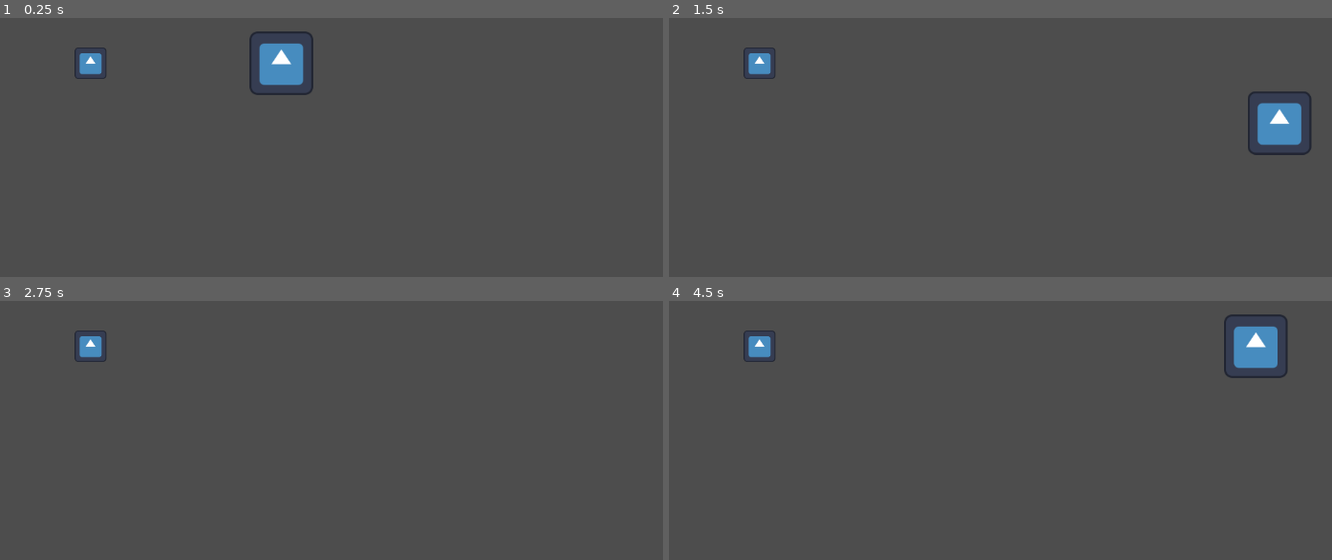
Above: before the commit, frames 1-4 (two rows, left to right).
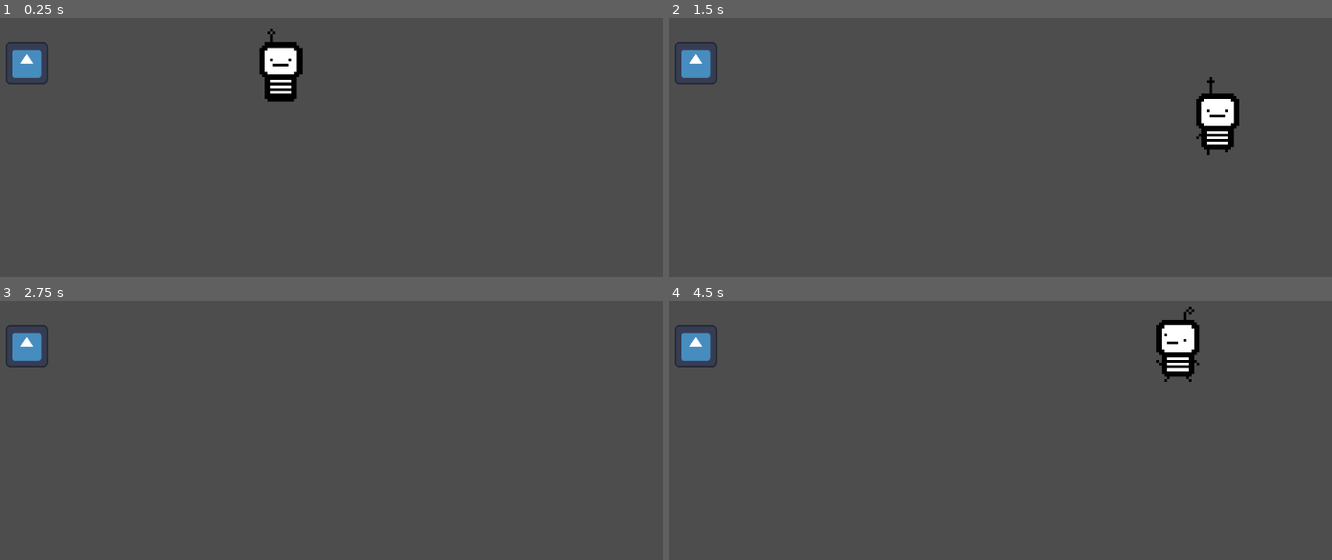
Above: after the commit, the same moments.

Repository: hugobiella/bit-memory
Game: Godot game, scene res://scenes/game.tscn
The game is run twice, just before and just after one commit, with the same random seed, the same clock (stepped at 60 frames per second) and the same inputs. The engine's default icon, where the game draws it, is replaced by a stand-in: a white triangle on a blue panel in a dark square.
Inputs:
- Up to frame 1 (0.25 s): no input
- Up to frame 2 (1.5 s): hold D (move_right) 0.53-1.28 s; hold E (interact) 0.53-1.28 s; hold S (move_down) from 1.28 s (still down); tap E (interact) at 1.35 s
- Up to frame 3 (2.75 s): release S (move_down) at 2.03 s; hold D (move_right) from 2.03 s (still down); hold E (interact) from 2.03 s (still down)
- Up to frame 4 (4.5 s): tap Enter at 2.75 s; release D (move_right) at 2.78 s; release E (interact) at 2.78 s; hold W (move_up) 2.78-3.53 s; tap E (interact) at 2.85, 4.35 s; tap Space at 3.5 s; hold E (interact) 3.53-4.28 s; hold A (move_left) from 3.53 s (still down)

The runs differ from the first frame. In frame 1, 2.7% of the frame differs, in the area x 0-48%, y 4-33%; in frame 2, 3.7%; in frame 3, 1.0%; in frame 4, 3.8%, in the area x 0-94%, y 2-32%.

Commit message:
player sprite v1!

Diff:
--- a/new-game-project/project.godot
+++ b/new-game-project/project.godot
@@ -10,18 +10,14 @@
 
 [application]
 
-config/name="New Game Project"
+config/name="bitmemory"
 run/main_scene="res://scenes/game.tscn"
 config/features=PackedStringArray("4.3", "Forward Plus")
 config/icon="res://sprites/icon.svg"
 
 [autoload]
 
-InteractionManager="*res://interaction/InteractionManager.tscn"
-
-[display]
-
-window/size/mode=2
+InteractionManager="*res://scenes/InteractionManager.tscn"
 
 [input]
 
@@ -55,3 +51,7 @@
 
 2d_physics/layer_1="world"
 2d_physics/layer_2="player"
+
+[rendering]
+
+textures/canvas_textures/default_texture_filter=0
--- a/new-game-project/interaction/InteractionManager.tscn
+++ b/new-game-project/scenes/InteractionManager.tscn
@@ -1,6 +1,6 @@
 [gd_scene load_steps=2 format=3 uid="uid://dfsmomdjarxmb"]
 
-[ext_resource type="Script" path="res://interaction/interaction_manager.gd" id="1_mt3dr"]
+[ext_resource type="Script" path="res://scripts/interaction_manager.gd" id="1_mt3dr"]
 
 [node name="InteractionManager" type="Node2D"]
 script = ExtResource("1_mt3dr")
--- a/new-game-project/scenes/game.tscn
+++ b/new-game-project/scenes/game.tscn
@@ -5,10 +5,9 @@
 
 [node name="game" type="Node2D"]
 
-[node name="Camera2D" type="Camera2D" parent="."]
-zoom = Vector2(0.75, 0.75)
-
 [node name="player" parent="." instance=ExtResource("1_1hgf2")]
 
 [node name="package" parent="." instance=ExtResource("3_k0bhb")]
 position = Vector2(-384, 0)
+
+[node name="Camera2D" type="Camera2D" parent="."]
--- a/new-game-project/interaction/interaction area/interaction_area.tscn
+++ b/new-game-project/scenes/interaction_area.tscn
@@ -1,6 +1,6 @@
 [gd_scene load_steps=2 format=3 uid="uid://by3b7uqdik7jo"]
 
-[ext_resource type="Script" path="res://interaction/interaction area/interaction_area.gd" id="1_po20f"]
+[ext_resource type="Script" path="res://scripts/interaction_area.gd" id="1_po20f"]
 
 [node name="InteractionArea" type="Area2D"]
 collision_layer = 0
--- a/new-game-project/scenes/package.tscn
+++ b/new-game-project/scenes/package.tscn
@@ -2,7 +2,7 @@
 
 [ext_resource type="Script" path="res://scripts/package.gd" id="1_2c8g6"]
 [ext_resource type="Texture2D" uid="uid://bmxqe4j2ffgip" path="res://sprites/icon2.svg" id="2_0bwvm"]
-[ext_resource type="PackedScene" uid="uid://by3b7uqdik7jo" path="res://interaction/interaction area/interaction_area.tscn" id="2_dahv1"]
+[ext_resource type="PackedScene" uid="uid://by3b7uqdik7jo" path="res://scenes/interaction_area.tscn" id="2_dahv1"]
 
 [sub_resource type="RectangleShape2D" id="RectangleShape2D_3u06e"]
 size = Vector2(64, 64)
--- a/new-game-project/scenes/player.tscn
+++ b/new-game-project/scenes/player.tscn
@@ -1,10 +1,140 @@
-[gd_scene load_steps=4 format=3 uid="uid://dpf6de5imqxlt"]
+[gd_scene load_steps=23 format=3 uid="uid://dpf6de5imqxlt"]
 
 [ext_resource type="Script" path="res://scripts/player.gd" id="1_1ccxg"]
-[ext_resource type="Texture2D" uid="uid://c51lwch8fydmb" path="res://sprites/icon.svg" id="2_soyw4"]
+[ext_resource type="Texture2D" uid="uid://ci40ysqtk0yyq" path="res://sprites/idle.png" id="2_g6g23"]
+[ext_resource type="Texture2D" uid="uid://86oqyjf4m56c" path="res://sprites/run_down.png" id="3_gnyn7"]
+[ext_resource type="Texture2D" uid="uid://cbawhon7bvn24" path="res://sprites/run_left.png" id="4_1725w"]
+[ext_resource type="Texture2D" uid="uid://cmx7nce6fpxe8" path="res://sprites/run_right.png" id="5_0qndy"]
+[ext_resource type="Texture2D" uid="uid://533alli5r1v0" path="res://sprites/run_up.png" id="6_mwa1j"]
 
 [sub_resource type="RectangleShape2D" id="RectangleShape2D_2qd0c"]
 size = Vector2(128, 128)
+
+[sub_resource type="AtlasTexture" id="AtlasTexture_gx1jo"]
+atlas = ExtResource("2_g6g23")
+region = Rect2(0, 0, 32, 32)
+
+[sub_resource type="AtlasTexture" id="AtlasTexture_tx3md"]
+atlas = ExtResource("2_g6g23")
+region = Rect2(32, 0, 32, 32)
+
+[sub_resource type="AtlasTexture" id="AtlasTexture_pbynt"]
+atlas = ExtResource("2_g6g23")
+region = Rect2(0, 32, 32, 32)
+
+[sub_resource type="AtlasTexture" id="AtlasTexture_lspmj"]
+atlas = ExtResource("2_g6g23")
+region = Rect2(32, 32, 32, 32)
+
+[sub_resource type="AtlasTexture" id="AtlasTexture_w37vk"]
+atlas = ExtResource("3_gnyn7")
+region = Rect2(0, 0, 32, 32)
+
+[sub_resource type="AtlasTexture" id="AtlasTexture_ho11y"]
+atlas = ExtResource("3_gnyn7")
+region = Rect2(0, 32, 32, 32)
+
+[sub_resource type="AtlasTexture" id="AtlasTexture_8qa6r"]
+atlas = ExtResource("4_1725w")
+region = Rect2(0, 0, 32, 32)
+
+[sub_resource type="AtlasTexture" id="AtlasTexture_8iu1q"]
+atlas = ExtResource("4_1725w")
+region = Rect2(32, 0, 32, 32)
+
+[sub_resource type="AtlasTexture" id="AtlasTexture_26bmu"]
+atlas = ExtResource("4_1725w")
+region = Rect2(32, 32, 32, 32)
+
+[sub_resource type="AtlasTexture" id="AtlasTexture_r52xw"]
+atlas = ExtResource("5_0qndy")
+region = Rect2(32, 0, 32, 32)
+
+[sub_resource type="AtlasTexture" id="AtlasTexture_xloua"]
+atlas = ExtResource("5_0qndy")
+region = Rect2(0, 0, 32, 32)
+
+[sub_resource type="AtlasTexture" id="AtlasTexture_rnqh2"]
+atlas = ExtResource("5_0qndy")
+region = Rect2(0, 32, 32, 32)
+
+[sub_resource type="AtlasTexture" id="AtlasTexture_gel71"]
+atlas = ExtResource("6_mwa1j")
+region = Rect2(0, 0, 32, 32)
+
+[sub_resource type="AtlasTexture" id="AtlasTexture_uf556"]
+atlas = ExtResource("6_mwa1j")
+region = Rect2(0, 32, 32, 32)
+
+[sub_resource type="SpriteFrames" id="SpriteFrames_1fndr"]
+animations = [{
+"frames": [{
+"duration": 1.0,
+"texture": SubResource("AtlasTexture_gx1jo")
+}, {
+"duration": 1.0,
+"texture": SubResource("AtlasTexture_tx3md")
+}, {
+"duration": 1.0,
+"texture": SubResource("AtlasTexture_pbynt")
+}, {
+"duration": 1.0,
+"texture": SubResource("AtlasTexture_lspmj")
+}],
+"loop": true,
+"name": &"idle",
+"speed": 5.0
+}, {
+"frames": [{
+"duration": 1.0,
+"texture": SubResource("AtlasTexture_w37vk")
+}, {
+"duration": 1.0,
+"texture": SubResource("AtlasTexture_ho11y")
+}],
+"loop": true,
+"name": &"run_down",
+"speed": 5.0
+}, {
+"frames": [{
+"duration": 1.0,
+"texture": SubResource("AtlasTexture_8qa6r")
+}, {
+"duration": 1.0,
+"texture": SubResource("AtlasTexture_8iu1q")
+}, {
+"duration": 1.0,
+"texture": SubResource("AtlasTexture_26bmu")
+}],
+"loop": true,
+"name": &"run_left",
+"speed": 5.0
+}, {
+"frames": [{
+"duration": 1.0,
+"texture": SubResource("AtlasTexture_r52xw")
+}, {
+"duration": 1.0,
+"texture": SubResource("AtlasTexture_xloua")
+}, {
+"duration": 1.0,
+"texture": SubResource("AtlasTexture_rnqh2")
+}],
+"loop": true,
+"name": &"run_right",
+"speed": 5.0
+}, {
+"frames": [{
+"duration": 1.0,
+"texture": SubResource("AtlasTexture_gel71")
+}, {
+"duration": 1.0,
+"texture": SubResource("AtlasTexture_uf556")
+}],
+"loop": true,
+"name": &"run_up",
+"speed": 5.0
+}]
 
 [node name="player" type="CharacterBody2D" groups=["player"]]
 collision_layer = 2
@@ -13,5 +143,10 @@
 [node name="CollisionShape2D" type="CollisionShape2D" parent="."]
 shape = SubResource("RectangleShape2D_2qd0c")
 
-[node name="Sprite2D" type="Sprite2D" parent="."]
-texture = ExtResource("2_soyw4")
+[node name="AnimatedSprite2D" type="AnimatedSprite2D" parent="."]
+texture_filter = 1
+position = Vector2(-1, 1)
+scale = Vector2(4.0625, 4.0625)
+sprite_frames = SubResource("SpriteFrames_1fndr")
+animation = &"idle"
+frame_progress = 0.919438
--- a/new-game-project/scripts/package.gd
+++ b/new-game-project/scripts/package.gd
@@ -6,4 +6,4 @@
 	interaction_area.interact = Callable(self, "_on_interact")
 
 func _on_interact():
-	print("!")
+	print("interaction!")
--- a/new-game-project/scripts/player.gd
+++ b/new-game-project/scripts/player.gd
@@ -1,7 +1,9 @@
 extends CharacterBody2D
 
 const ACCELERATION = 10000
-const MAX_SPEED = 800
+const MAX_SPEED = 500
+
+@onready var sprite = $AnimatedSprite2D
 
 func _physics_process(delta):
 	move(delta)
@@ -10,10 +12,22 @@
 	var input_vector = Input.get_vector("move_left", "move_right", "move_up", "move_down")
 	if input_vector == Vector2.ZERO:
 		velocity = Vector2.ZERO
+		sprite.play("idle")
 	else:
 		apply_movement(input_vector * ACCELERATION * delta)
-	move_and_slide()
+		move_and_slide()
+		if abs(input_vector.x) > abs(input_vector.y):
+			if input_vector.x > 0:
+				sprite.play("run_right")
+			else:
+				sprite.play("run_left")
+		else:
+			if input_vector.y > 0:
+				sprite.play("run_down")
+			else:
+				sprite.play("run_up")
 
 func apply_movement(amount) -> void:
+	#print(velocity)
 	velocity += amount
 	velocity = velocity.limit_length(MAX_SPEED)
Renamed: new-game-project/interaction/interaction area/interaction_area.gd -> new-game-project/scripts/interaction_area.gd
Renamed: new-game-project/interaction/interaction_manager.gd -> new-game-project/scripts/interaction_manager.gd
Binary file added: new-game-project/sprites/idle.png
Not shown, added: new-game-project/sprites/idle.png.import
Binary file added: new-game-project/sprites/run_down.png
Not shown, added: new-game-project/sprites/run_down.png.import
Binary file added: new-game-project/sprites/run_left.png
Not shown, added: new-game-project/sprites/run_left.png.import
Binary file added: new-game-project/sprites/run_right.png
Not shown, added: new-game-project/sprites/run_right.png.import
Binary file added: new-game-project/sprites/run_up.png
Not shown, added: new-game-project/sprites/run_up.png.import
